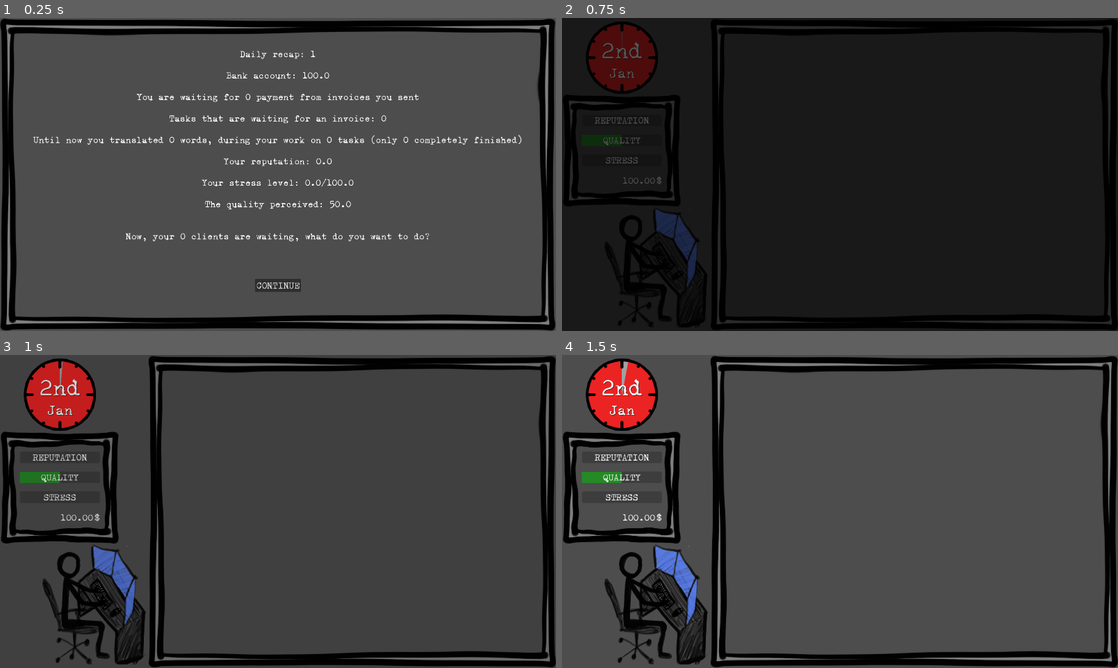
Above: before the commit, frames 1-4 (two rows, left to right).
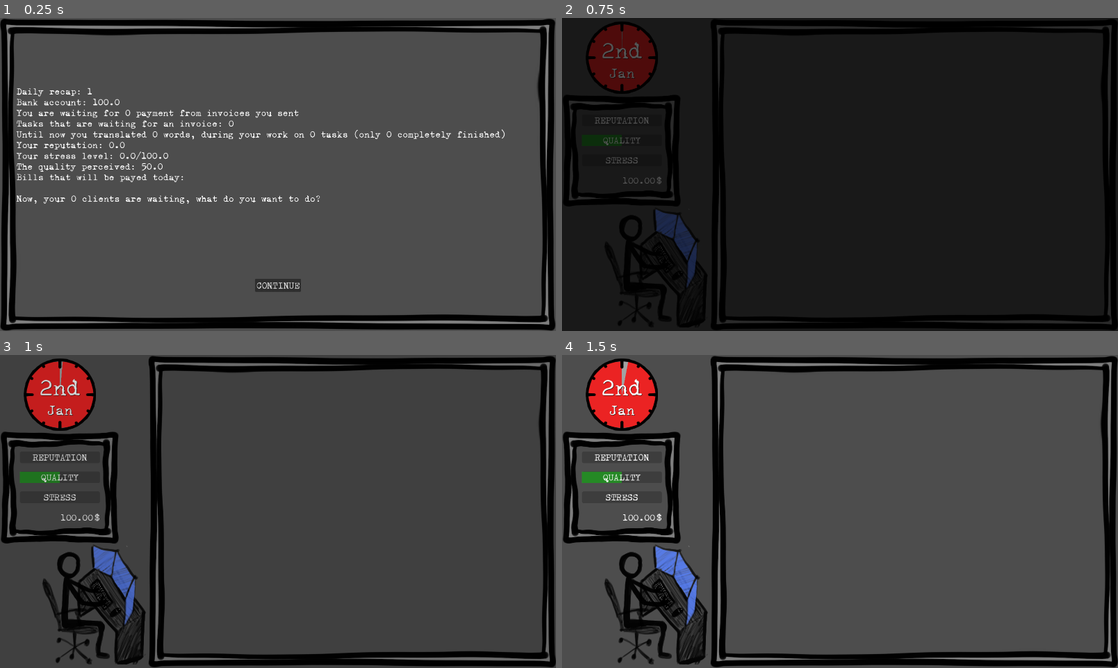
Above: after the commit, the same moments.

Repository: ildede/game-off-2025
Game: Godot game, scene res://scenes/ui/daily_screen/daily.tscn
The game is run twice, just before and just after one commit, with the same random seed, the same clock (stepped at 60 frames per second) and the same inputs. This scene is started directly instead of the project's main scene.
Inputs (mouse positions are in pixels of both pictures, inside the frame that each line leads up to):
- Up to frame 1 (0.25 s): no input
- Up to frame 2 (0.75 s): click "CONTINUE" at 0.5 s
- Up to frame 3 (1 s): no input
- Up to frame 4 (1.5 s): move the mouse to (962, 495) at 1.27 s; click (962, 495) at 1.42 s

The runs differ from the first frame. In frame 1, 4.7% of the frame differs, in the area x 2-94%, y 10-72%; in frame 2, nothing differs; in frame 3, nothing differs; in frame 4, nothing differs.

Commit message:
feat: add recurring payement

Diff:
--- a/autoloads/client_data.gd
+++ b/autoloads/client_data.gd
@@ -1,11 +1,13 @@
 extends Node
 
 var clients_data: Array[Models.ClientObject]
+var bills_data: Array[Models.BillObject]
 
 func _ready() -> void:
-	load_clients_data()
+	print("[CLIENT_DATA] ready")
+	load_json_data()
 
-func load_clients_data():
+func load_json_data():
 	var file = FileAccess.open("res://data/game_data.json", FileAccess.READ)
 	if file:
 		var json = JSON.new()
@@ -13,7 +15,9 @@
 		if parse_result == OK:
 			var data = json.get_data()
 			for obj in data["clients"]:
-				clients_data.append(dictionary_to_class(obj))
+				clients_data.append(dictionary_to_client(obj))
+			for obj in data["bills"]:
+				bills_data.append(dictionary_to_bill(obj))
 		else:
 			push_error("JSON Parse Error: ", json.get_error_message())
 	else:
@@ -62,8 +66,9 @@
 
 	return fallback_client
 
-func dictionary_to_class(obj_in: Dictionary) -> Models.ClientObject:
+func dictionary_to_client(obj_in: Dictionary) -> Models.ClientObject:
 	var client = Models.ClientObject.new()
+	client.is_accepted = false
 	client.id = obj_in.get("id", randi())
 	client.name = obj_in.get("name")
 	client.engagement_email = obj_in.get("engagement_email")
@@ -113,3 +118,14 @@
 	client.loyalty_meter = lyt_mtr
 
 	return client
+
+func dictionary_to_bill(obj_in: Dictionary) -> Models.BillObject:
+	var bill = Models.BillObject.new()
+	bill.id = obj_in.get("id")
+	bill.name = obj_in.get("name")
+	bill.amount = obj_in.get("amount")
+	bill.due_day = obj_in.get("due_day")
+	bill.next_payment_day = bill.due_day
+	bill.recurring = obj_in.get("recurring")
+
+	return bill
--- a/autoloads/global.gd
+++ b/autoloads/global.gd
@@ -90,6 +90,7 @@
 
 func start_new_game() -> void:
 	game_state = Models.State.new()
+	game_state.bills = ClientData.bills_data.duplicate()
 
 class Date:
 	var day: String
--- a/autoloads/models.gd
+++ b/autoloads/models.gd
@@ -35,8 +35,10 @@
 	var tasks_waiting_to_be_processed: Array[InvoiceObject] = []
 	var ongoing_task: Array[Models.OngoingTask] = []
 	var pending_payments: Array[PendingPayement] = []
+	var bills: Array[BillObject] = []
 
 class ClientObject:
+	var is_accepted: bool
 	var id: int
 	var name: String
 	var engagement_email: String
@@ -118,3 +120,11 @@
 		reputation_on_failure = task.reputation_on_failure
 		loyalty_on_success = task.loyalty_on_success
 		loyalty_on_failure = task.loyalty_on_failure
+
+class BillObject:
+	var id: int
+	var name: String
+	var amount: float
+	var due_day: int
+	var next_payment_day: int
+	var recurring: bool
--- a/data/game_data.json
+++ b/data/game_data.json
@@ -108,22 +108,18 @@
   ],
   "bills": [
     {
-      "id": "internet",
+      "id": 1,
       "name": "Internet Connection",
       "amount": 10.0,
-      "payment_type": "automatic",
       "due_day": 1,
-      "recurring": "monthly"
+      "recurring": true
     },
     {
-      "id": "rent",
+      "id": 2,
       "name": "Your Rent",
       "amount": 500.0,
-      "payment_type": "manual",
       "due_day": 25,
-      "recurring": "monthly",
-      "late_fee": 50.0,
-      "early_fee": -10.0
+      "recurring": true
     }
   ]
 }
--- a/scenes/ui/daily_screen/daily.gd
+++ b/scenes/ui/daily_screen/daily.gd
@@ -8,15 +8,11 @@
 	$Panel/GridContainer/Label.bbcode_enabled = true
 	$Panel/GridContainer/Label.append_text("[b]Daily recap: {0}[/b]".format([Global.game_state.current_day]))
 	$Panel/GridContainer/Label.newline()
-	$Panel/GridContainer/Label.newline()
 	$Panel/GridContainer/Label.append_text("[i]Bank account: {0}[/i]".format([Global.game_state.money]))
-	$Panel/GridContainer/Label.newline()
 	$Panel/GridContainer/Label.newline()
 	$Panel/GridContainer/Label.append_text("You are waiting for {0} payment from invoices you sent".format([Global.game_state.pending_payments.size()]))
 	$Panel/GridContainer/Label.newline()
-	$Panel/GridContainer/Label.newline()
 	$Panel/GridContainer/Label.append_text("Tasks that are waiting for an invoice: {0}".format([Global.game_state.tasks_waiting_to_be_processed.size()]))
-	$Panel/GridContainer/Label.newline()
 	$Panel/GridContainer/Label.newline()
 	$Panel/GridContainer/Label.append_text(
 		"Until now you translated {word_count} words, during your work on {task_received} tasks (only {task_finished} completely finished)"
@@ -27,21 +23,29 @@
 		})
 	)
 	$Panel/GridContainer/Label.newline()
-	$Panel/GridContainer/Label.newline()
 	$Panel/GridContainer/Label.append_text("Your reputation: {0}".format([Global.game_state.reputation]))
-	$Panel/GridContainer/Label.newline()
 	$Panel/GridContainer/Label.newline()
 	$Panel/GridContainer/Label.append_text("Your stress level: {0}/{1}".format([Global.game_state.stress, Config.MAX_STRESS_LEVEL]))
 	$Panel/GridContainer/Label.newline()
-	$Panel/GridContainer/Label.newline()
 	$Panel/GridContainer/Label.append_text("The quality perceived: {0}".format([Global.game_state.quality]))
 	$Panel/GridContainer/Label.newline()
+	$Panel/GridContainer/Label.append_text("Bills that will be payed today: ")
+	for bill in Global.game_state.bills:
+		if bill.next_payment_day == Global.game_state.current_day:
+			$Panel/GridContainer/Label.append_text("	- {0}: {1}$".format([bill.name, bill.amount]))
 	$Panel/GridContainer/Label.newline()
 	$Panel/GridContainer/Label.newline()
 	$Panel/GridContainer/Label.append_text("Now, your {0} clients are waiting, what do you want to do?".format([Global.game_state.clients.size()]))
 
 func _on_continue_button_pressed() -> void:
 	print("[DAILY] _on_continue_button_pressed")
+	for bill in Global.game_state.bills:
+		if bill.next_payment_day == Global.game_state.current_day:
+			Global.update_money.emit(-bill.amount)
+			if bill.recurring:
+				bill.next_payment_day = Global.game_state.current_day + Global.until_end_of_month(Global.game_state.current_day) + bill.due_day
+				print("bill update, now bill.next_payment_day is {0}, for a due_day of {1}".format([bill.next_payment_day, bill.due_day]))
+
 	Global.update_day_count.emit(1)
 	SceneTransition.fade_to_main()
 
--- a/scenes/ui/daily_screen/daily.tscn
+++ b/scenes/ui/daily_screen/daily.tscn
@@ -23,7 +23,6 @@
 size_flags_horizontal = 3
 size_flags_vertical = 3
 text = "Some text customly defined"
-horizontal_alignment = 1
 vertical_alignment = 1
 
 [node name="GridContainer" type="GridContainer" parent="Panel/GridContainer"]
